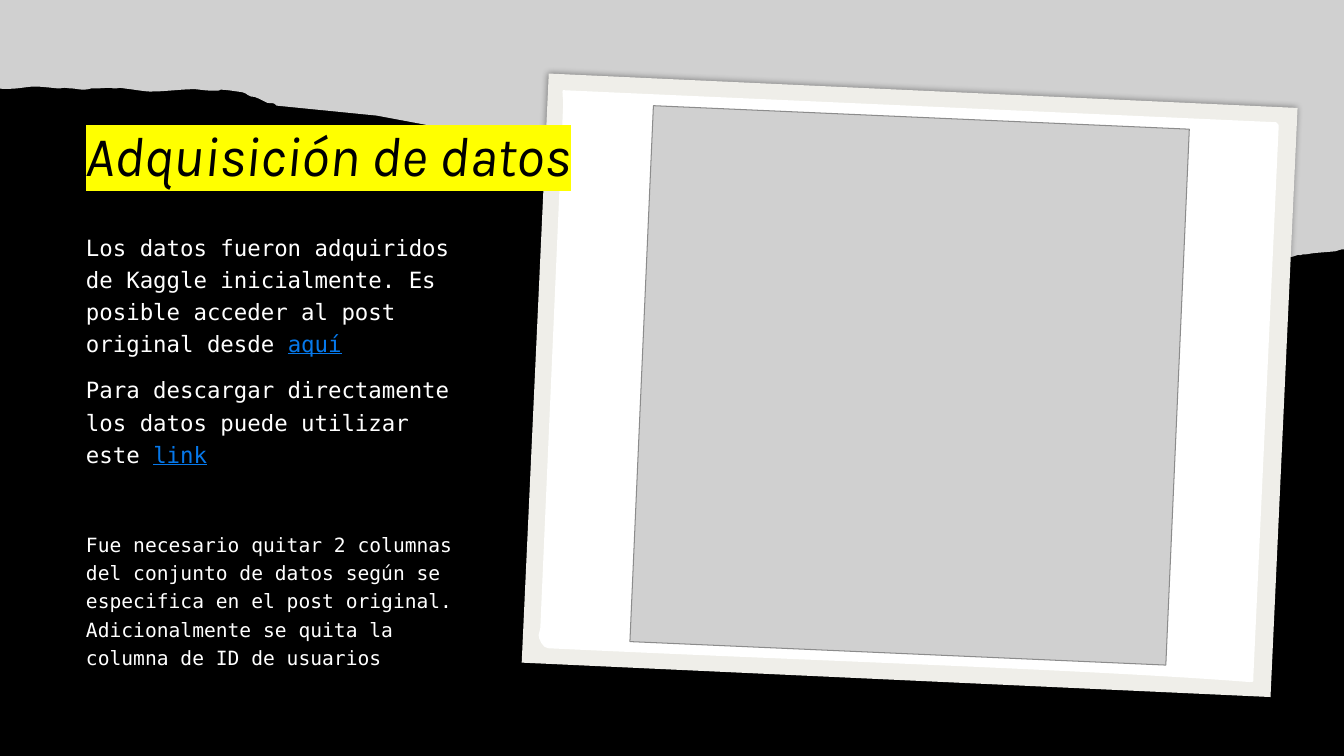
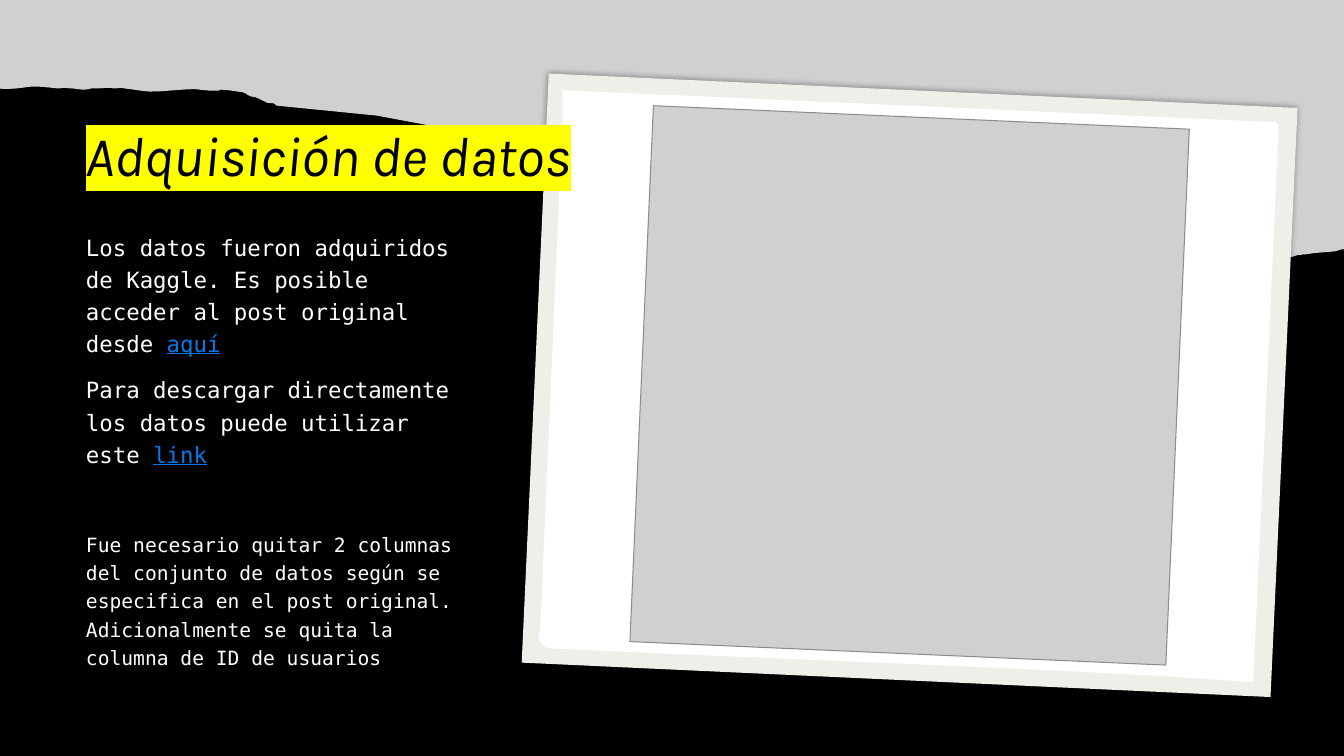
Before and after one commit to juampa95/customer-churn-ds, a slide deck: slide 7 of Análisis de abandono de clientes.pptx. Drawn at 1344x756 pixels with LibreOffice and Linux fonts; fonts in the diff are those of the drawing; grey boxes stand for pictures. Boxes give left, top, right and bottom in pixels: in the first picture for what was removed or moved away, otherwise in the second. Text is boxed around its words. In the diff, an @@ line names an element or a change of style, - is before the commit and + after.

```diff
--- a/Análisis de abandono de clientes.pptx
+++ b/Análisis de abandono de clientes.pptx
@@ text at (x1=86, y1=239, x2=450, y2=357): text changed @@
-Los datos fueron adquiridos de Kaggle inicialmente. Es posible acceder al post original desde aquí
+Los datos fueron adquiridos de Kaggle. Es posible acceder al post original desde aquí
```
Also in this commit, not shown: 3 other slides changed, 8 slides added, 1 slide removed, 6 other files.
